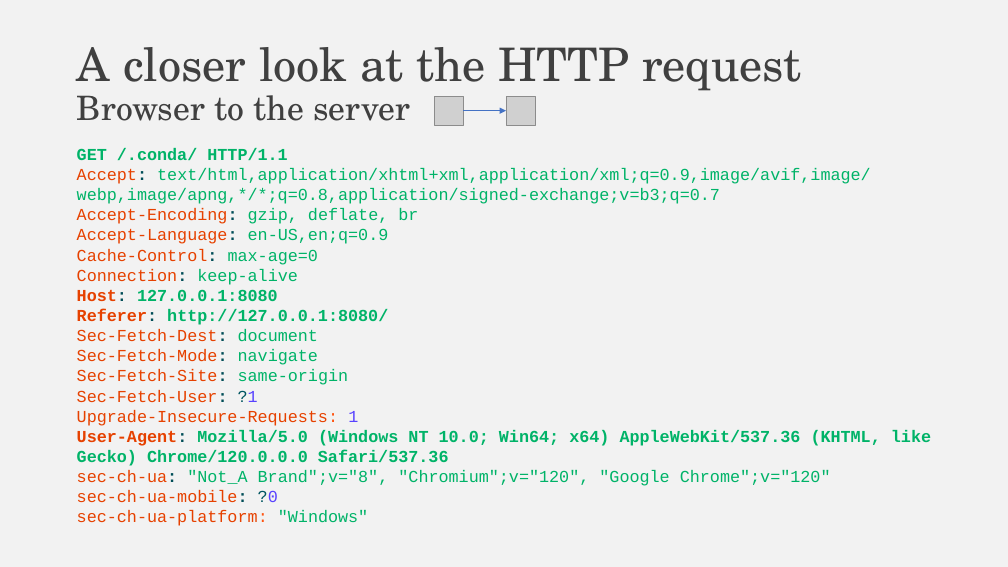
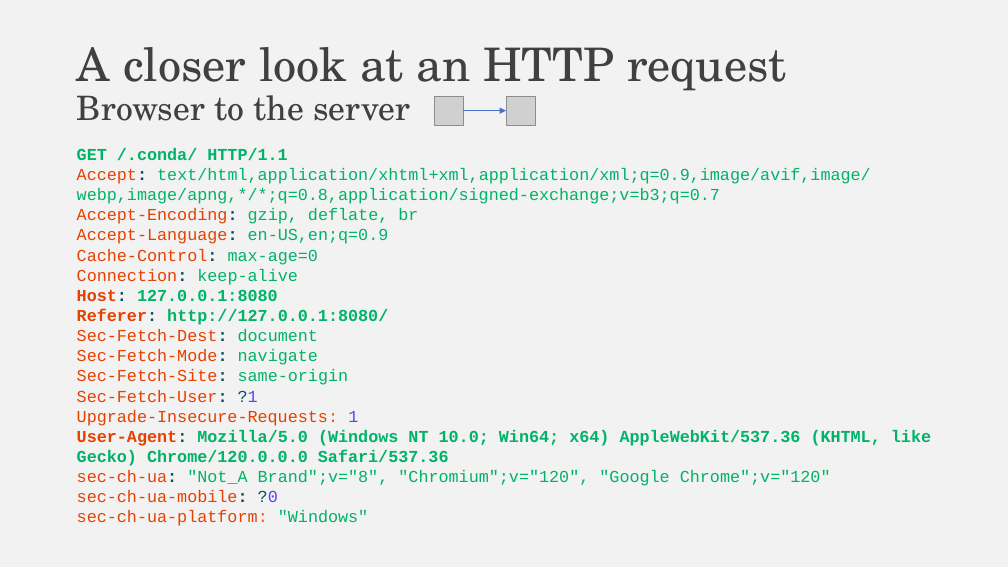
Before and after one commit to falconair/ProgrammingForAnalytics, a slide deck: slide 25 of lectures/075_web_under_the_hood/The web, under the hood.pptx (slide 23 before the commit). Drawn at 1008x567 pixels with LibreOffice and Linux fonts; fonts in the diff are those of the drawing; grey boxes stand for pictures. Boxes give left, top, right and bottom in pixels: in the first picture for what was removed or moved away, otherwise in the second. Text is boxed around its words. In the diff, an @@ line names an element or a change of style, - is before the commit and + after.

```diff
--- a/lectures/075_web_under_the_hood/The web, under the hood.pptx
+++ b/lectures/075_web_under_the_hood/The web, under the hood.pptx
@@ title at box(77, 47, 786, 121): text changed @@
-A closer look at the HTTP request
-Browser to the server
+A closer look at an HTTP request
+Browser to the server
```
Also in this commit, not shown: 8 other slides changed, 7 slides added, 1 slide removed, 4 other files.
